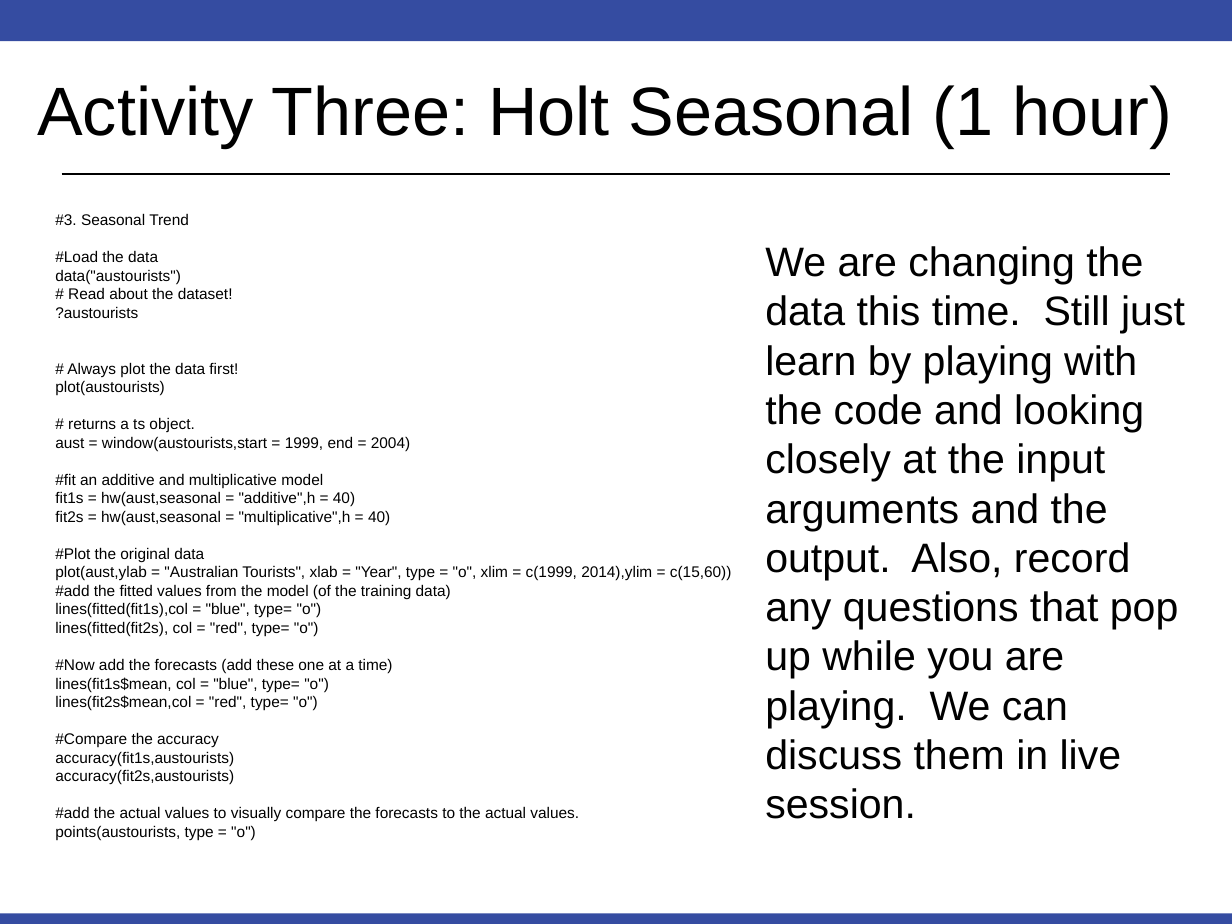
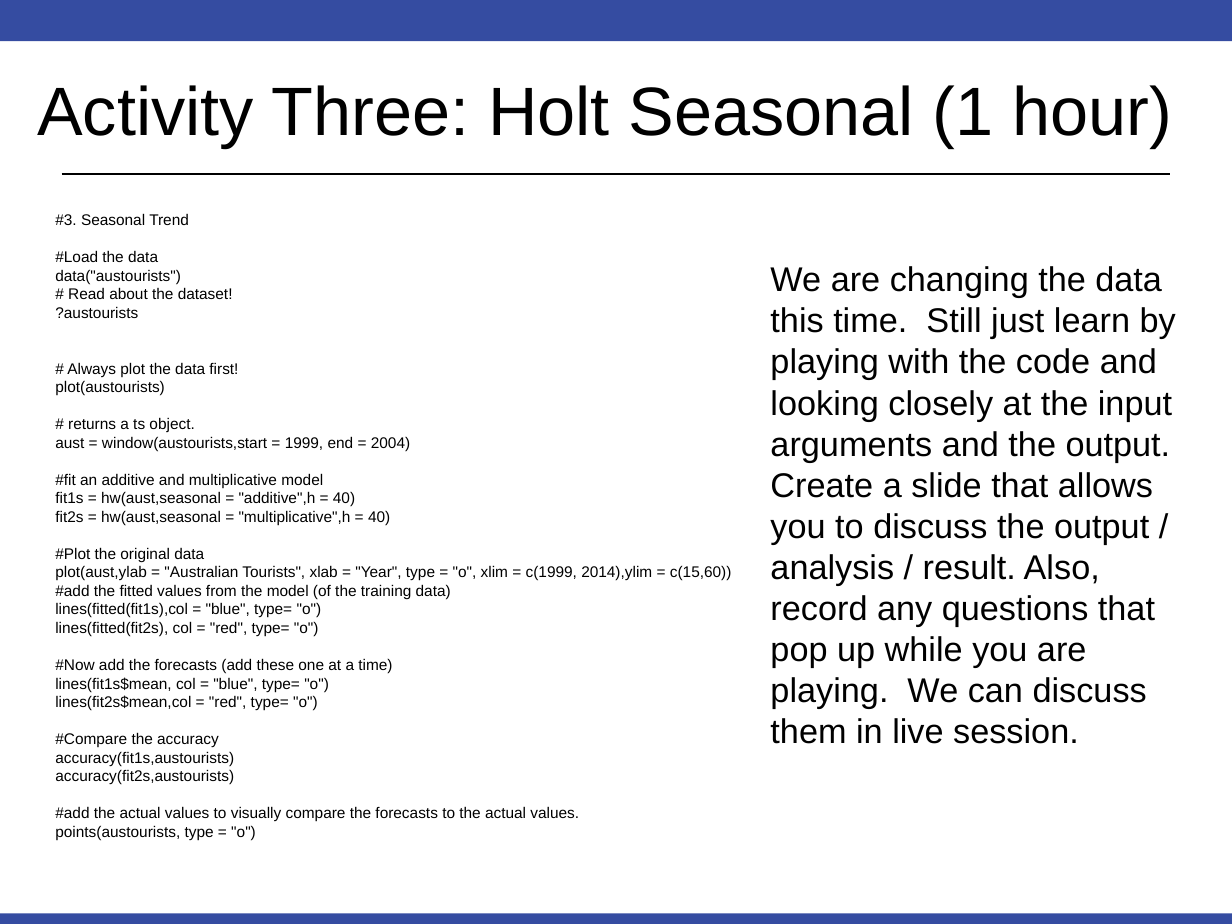
Before and after one commit to BivinSadler/MSDS_6306_Doing-Data-Science, a slide deck: slide 4 of Unit 11/Unit 11 For Live Session.pptx. Drawn at 1232x924 pixels with LibreOffice and Linux fonts; fonts in the diff are those of the drawing. Boxes give left, top, right and bottom in pixels: in the first picture for what was removed or moved away, otherwise in the second. Text is boxed around its words. In the diff, an @@ line names an element or a change of style, - is before the commit and + after.

```diff
--- a/Unit 11/Unit 11 For Live Session.pptx
+++ b/Unit 11/Unit 11 For Live Session.pptx
@@ text at <box>770,266,1176,744</box>: text changed; size 24 to 20 pt @@
-We are changing the data this time. Still just learn by playing with the code and looking closely at the input arguments and the output. Also, record any questions that pop up while you are playing. We can discuss them in live session.
+We are changing the data this time. Still just learn by playing with the code and looking closely at the input arguments and the output. Create a slide that allows you to discuss the output / analysis / result. Also, record any questions that pop up while you are playing. We can discuss them in live session.
```
Also in this commit, not shown: 4 other slides changed.
